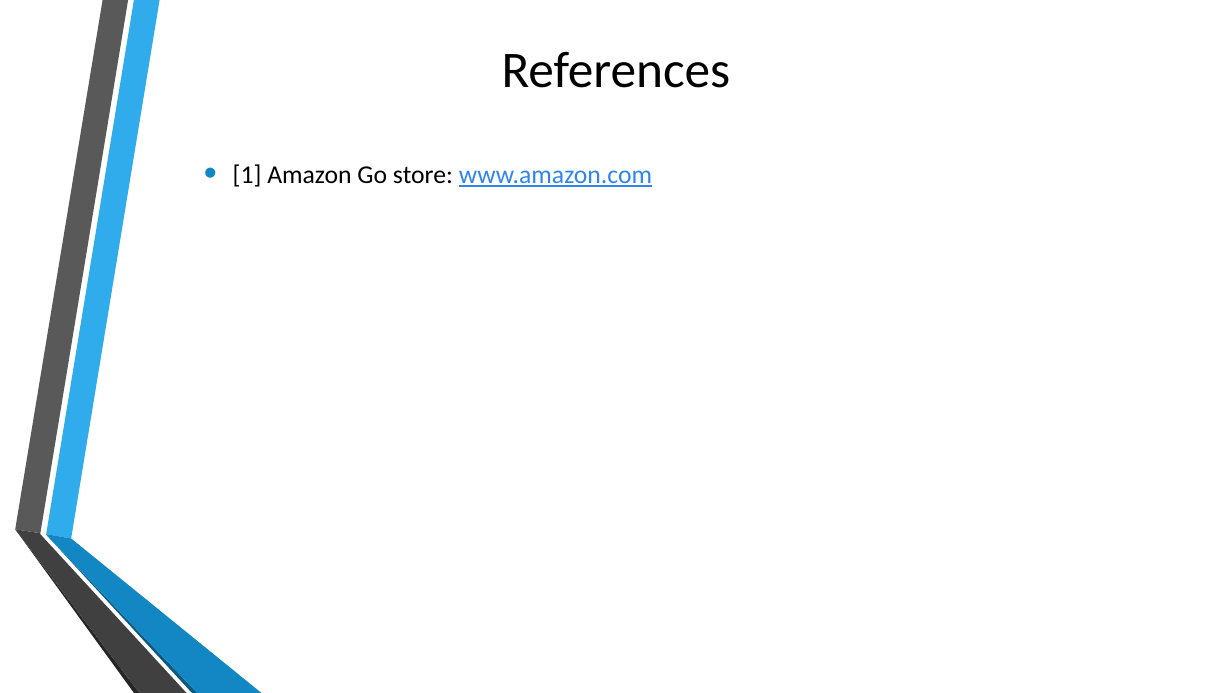
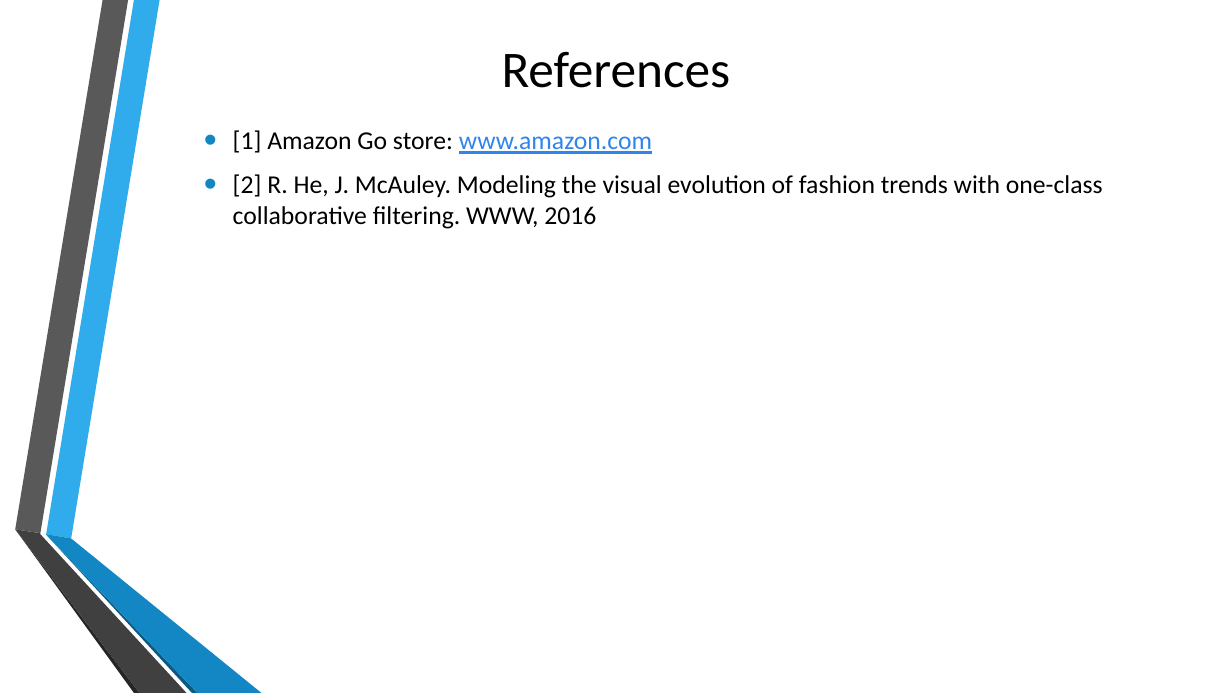
Before and after one commit to adithyarganesh/Quick-Basket, a slide deck: slide 23 of Reports/QB-Finalfinal final [Autosaved].pptx (slide 22 before the commit). Drawn at 1232x693 pixels with LibreOffice and Linux fonts; fonts in the diff are those of the drawing; background and template pictures are left out. Boxes give left, top, right and bottom in pixels: in the first picture for what was removed or moved away, otherwise in the second. Text is boxed around its words. In the diff, an @@ line names an element or a change of style, - is before the commit and + after.

```diff
--- a/Reports/QB-Finalfinal final [Autosaved].pptx
+++ b/Reports/QB-Finalfinal final [Autosaved].pptx
@@ text at box(233, 174, 1103, 229): paragraph added @@
+• [2] R. He, J. McAuley. Modeling the visual evolution of fashion trends with one-class collaborative filtering. WWW, 2016
```
Also in this commit, not shown: 9 other slides changed, 4 slides added, 3 slides removed, 7 other files.
